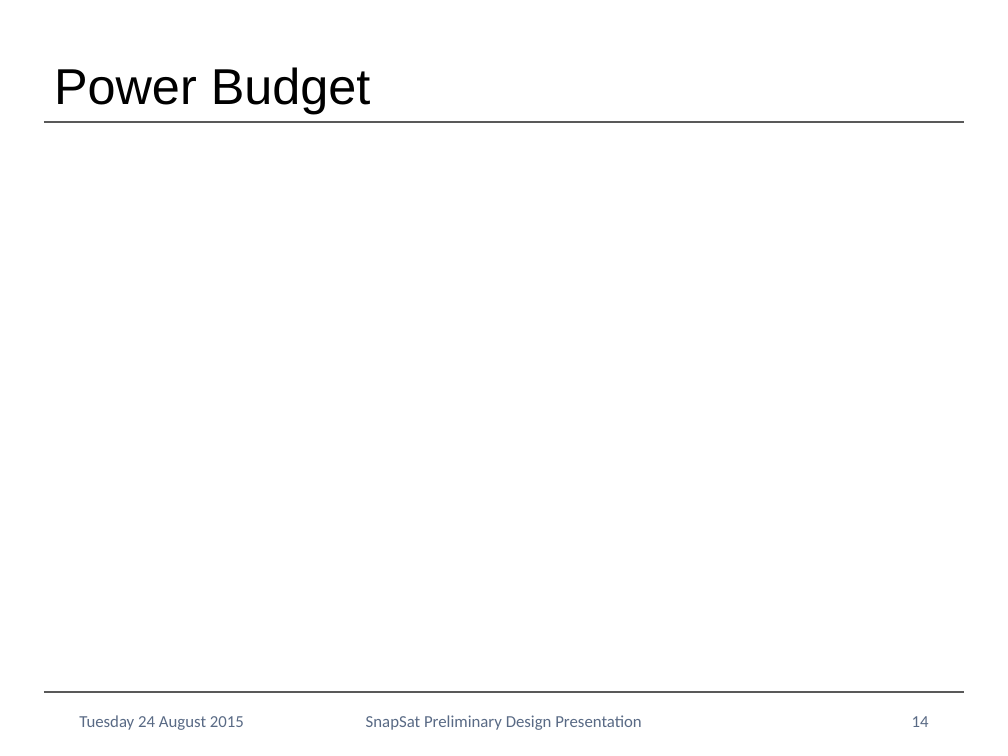
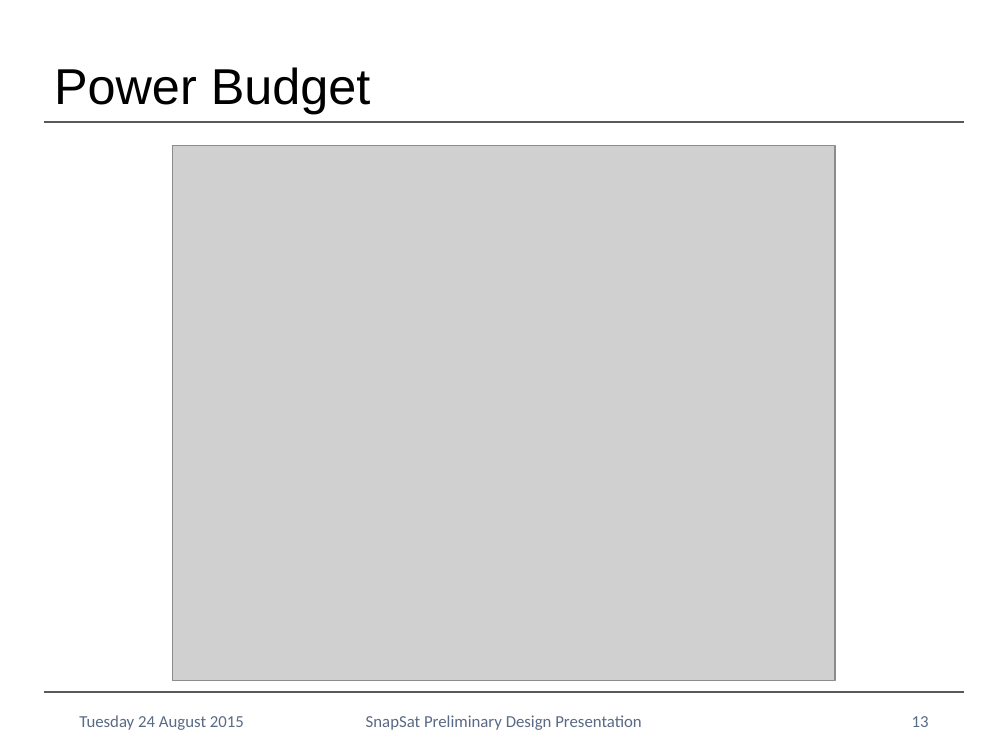
Before and after one commit to NikitaSardesai/AERO3760-Space-Engineering-2, a slide deck: slide 13 of Presentation/SnapSat PDR Presentation.pptx (slide 14 before the commit). Drawn at 1008x756 pixels with LibreOffice and Linux fonts; fonts in the diff are those of the drawing; grey boxes stand for pictures; background and template pictures are left out. Boxes give left, top, right and bottom in pixels: in the first picture for what was removed or moved away, otherwise in the second. Text is boxed around its words. In the diff, an @@ line names an element or a change of style, - is before the commit and + after.

```diff
--- a/Presentation/SnapSat PDR Presentation.pptx
+++ b/Presentation/SnapSat PDR Presentation.pptx
@@ picture added at (173,146,836,681) @@
@@ page number at (912,716,929,727): text changed @@
-14
+13
```
Also in this commit, not shown: 7 other slides changed, 2 slides added, 3 other files.
